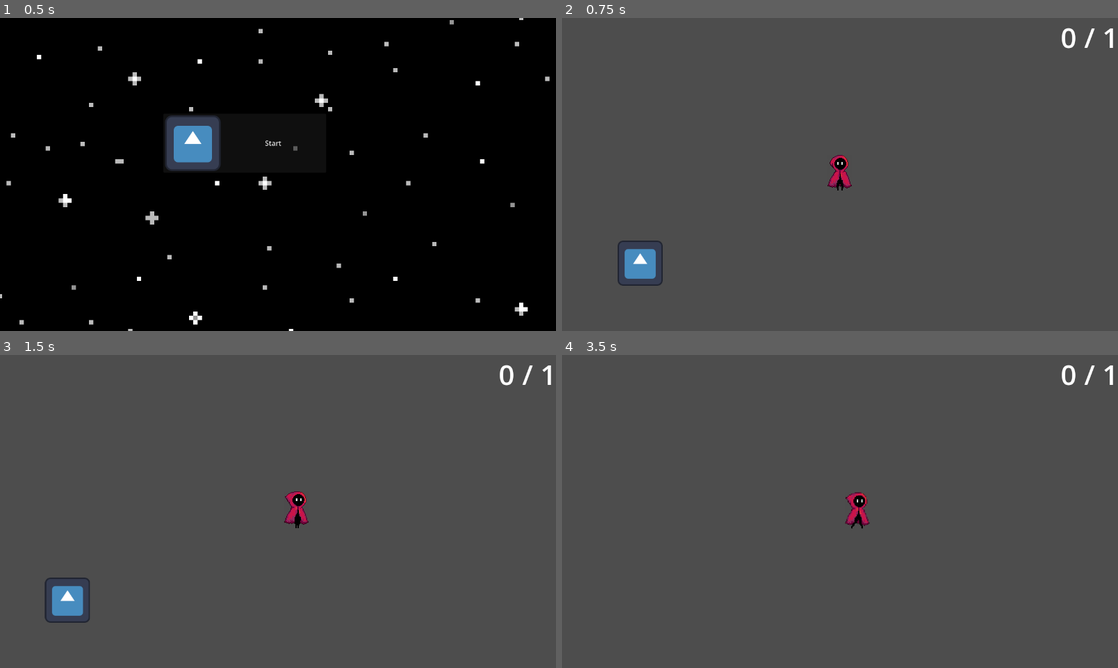
Above: before the commit, frames 1-4 (two rows, left to right).
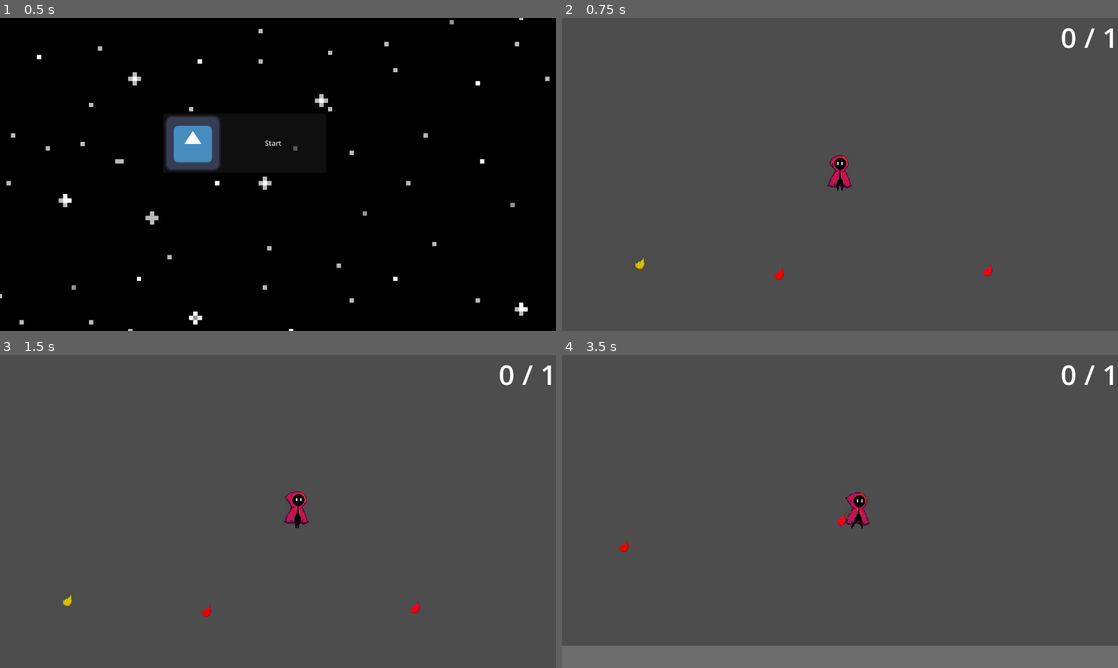
Above: after the commit, the same moments.

Repository: bk23miner/Maskape
Game: Godot game, scene res://scenes/main.tscn
The game is run twice, just before and just after one commit, with the same random seed, the same clock (stepped at 60 frames per second) and the same inputs. The engine's default icon, where the game draws it, is replaced by a stand-in: a white triangle on a blue panel in a dark square.
Inputs:
- Up to frame 1 (0.5 s): no input
- Up to frame 2 (0.75 s): click "Start" at 0.5 s
- Up to frame 3 (1.5 s): hold D (right) from 1.28 s (still down); tap Shift (dash) at 1.35 s
- Up to frame 4 (3.5 s): release D (right) at 2.03 s; hold S (down) 2.03-2.78 s; tap Shift (dash) at 2.1, 2.85 s; hold D (right) from 2.78 s (still down)

Frame 1 is identical in both runs. In frame 2, 0.8% of the frame differs, in the area x 10-78%, y 71-86%; in frame 3, 0.8%; in frame 4, 7.2%, in the area x 0-100%, y 50-100%.

Commit message:
Color randomization

Diff:
--- a/scenes/mask_piece.tscn
+++ b/scenes/mask_piece.tscn
@@ -1,7 +1,7 @@
 [gd_scene format=3 uid="uid://cnyms2okoibcu"]
 
 [ext_resource type="Script" uid="uid://cklwxkvhid82e" path="res://scripts/mask_piece.gd" id="1_6o1re"]
-[ext_resource type="Texture2D" uid="uid://128x1psnh7fx" path="res://icon.svg" id="1_dlqsh"]
+[ext_resource type="Texture2D" uid="uid://65hljlqvvl13" path="res://assets/stuff/maskpiece.png" id="2_6o1re"]
 
 [sub_resource type="CircleShape2D" id="CircleShape2D_6o1re"]
 radius = 22.203604
@@ -11,7 +11,7 @@
 
 [node name="Sprite2D" type="Sprite2D" parent="." unique_id=402349382]
 scale = Vector2(0.203125, 0.203125)
-texture = ExtResource("1_dlqsh")
+texture = ExtResource("2_6o1re")
 
 [node name="CollisionShape2D" type="CollisionShape2D" parent="." unique_id=579830794]
 shape = SubResource("CircleShape2D_6o1re")
--- a/scenes/world1.tscn
+++ b/scenes/world1.tscn
@@ -5,6 +5,7 @@
 [ext_resource type="TileSet" uid="uid://bgjl5vypaaas1" path="res://assets/tile_set.tres" id="2_x368c"]
 [ext_resource type="PackedScene" uid="uid://cnyms2okoibcu" path="res://scenes/mask_piece.tscn" id="3_scryw"]
 [ext_resource type="PackedScene" uid="uid://c0u1jsmpwviuf" path="res://scenes/hud.tscn" id="4_6u51x"]
+[ext_resource type="Texture2D" uid="uid://bhlvx5k8hbe8d" path="res://assets/map_template.png" id="6_gt337"]
 
 [node name="World" type="Node2D" unique_id=2123502667]
 script = ExtResource("1_scryw")
@@ -16,9 +17,21 @@
 tile_set = ExtResource("2_x368c")
 
 [node name="Character" parent="." unique_id=3580456 instance=ExtResource("1_6kdnw")]
-position = Vector2(202, -152)
+position = Vector2(306, -138)
 
 [node name="MaskPiece" parent="." unique_id=1027595768 groups=["mask_piece"] instance=ExtResource("3_scryw")]
-position = Vector2(87, -101)
+position = Vector2(191, -87)
 
 [node name="Hud" parent="." unique_id=1519614959 instance=ExtResource("4_6u51x")]
+
+[node name="MaskPiece2" parent="." unique_id=1950714941 instance=ExtResource("3_scryw")]
+position = Vector2(271, -81)
+
+[node name="MaskPiece3" parent="." unique_id=1986901176 instance=ExtResource("3_scryw")]
+position = Vector2(391, -83)
+
+[node name="MapTemplate" type="Sprite2D" parent="." unique_id=576823213]
+modulate = Color(1, 1, 1, 0.18039216)
+position = Vector2(350.87503, 350.75)
+scale = Vector2(1.040909, 1.0309917)
+texture = ExtResource("6_gt337")
--- a/scripts/mask_piece.gd
+++ b/scripts/mask_piece.gd
@@ -6,12 +6,13 @@
 var player
 var gate
 
+@onready var sprite: Sprite2D = $Sprite2D
+
 # Called when the node enters the scene tree for the first time.
 func _ready() -> void:
 	player = get_tree().get_first_node_in_group("player")
 	gate = get_tree().get_first_node_in_group("gate")
-	pass # Replace with function body.
-
+	sprite.modulate = Color.from_hsv(randf(), 1, 1)
 
 # Called every frame. 'delta' is the elapsed time since the previous frame.
 func _process(delta: float) -> void:
Binary file added: assets/map_template.png
Not shown, added: assets/map_template.png.import
